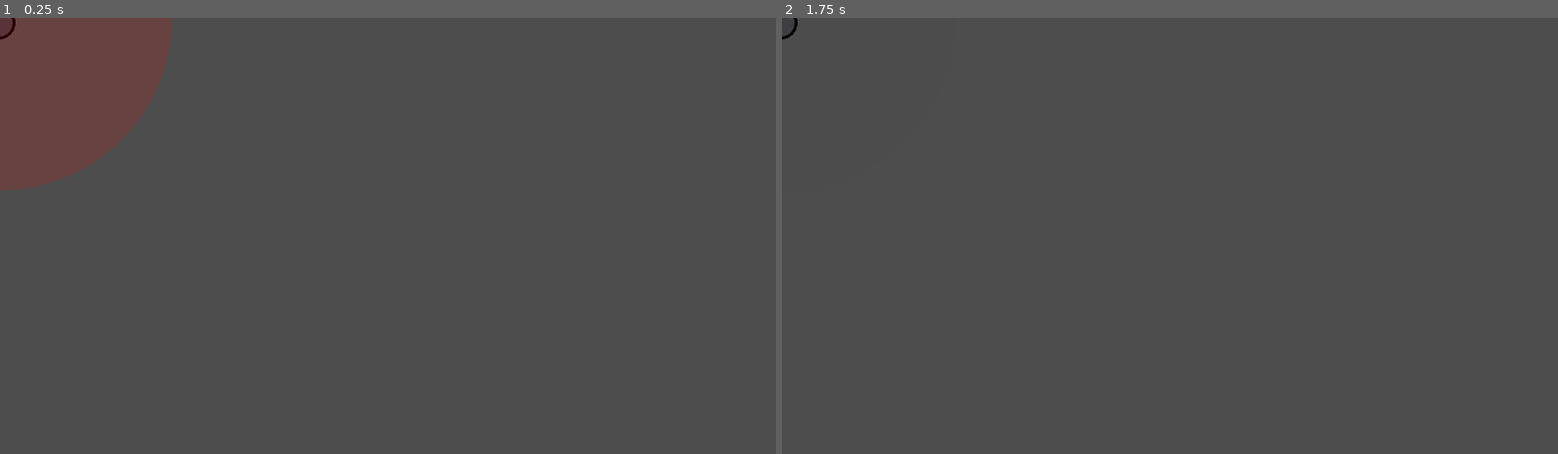
Above: before the commit, frames 1-2 (left to right).
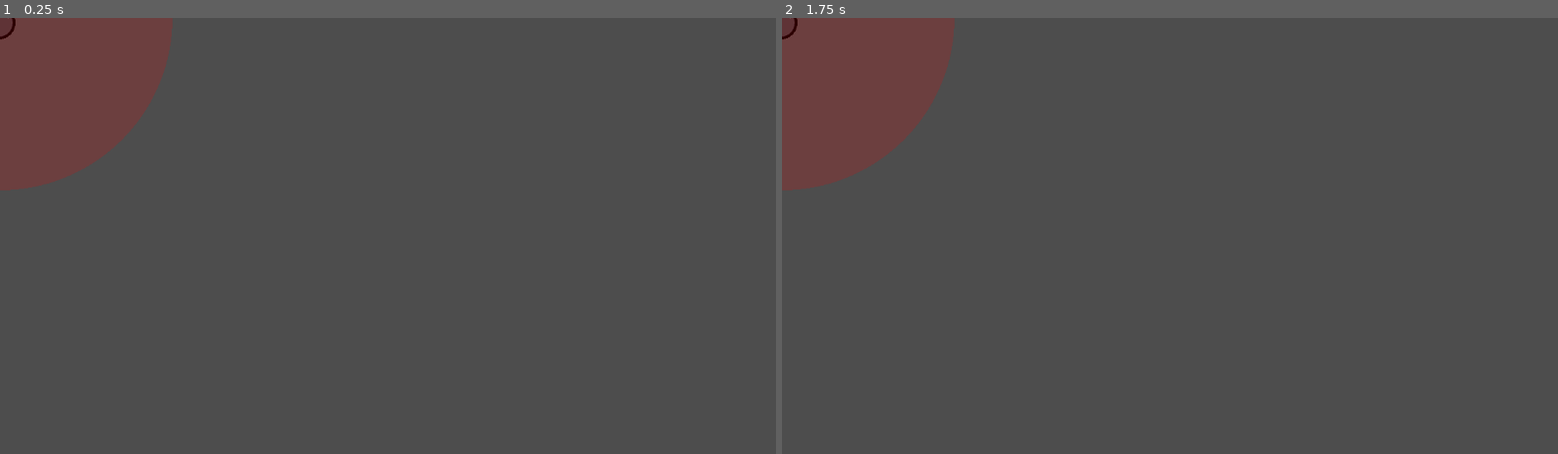
Above: after the commit, the same moments.

Repository: Emarald64/ancient-game-jam
Game: Godot game, scene res://source/game_objects/bomb.tscn
Two runs of this game, one before a commit and one after it. Both use one fixed random seed, a clock stepped at 60 frames per second and the inputs below. This scene is started directly instead of the project's main scene.
Inputs:
- Up to frame 1 (0.25 s): no input
- Up to frame 2 (1.75 s): tap Enter at 0.5 s; hold D (move_right) 0.53-1.28 s; tap Space at 1.25 s; hold S (move_down) from 1.28 s (still down)

The runs differ from the first frame. In frame 2, 6.9% of the frame differs, in the area x 0-23%, y 0-40%.

Commit message:
added the right collision and death messages for bombs

Diff:
--- a/source/game_objects/bomb.tscn
+++ b/source/game_objects/bomb.tscn
@@ -14,7 +14,11 @@
 script = ExtResource("1_w1jnd")
 
 [node name="Explosion" type="Area2D" parent="." unique_id=431866902]
+collision_layer = 4
+collision_mask = 0
 monitorable = false
+metadata/damage_type = 3
+metadata/damage = 1
 
 [node name="CollisionShape2D" type="CollisionShape2D" parent="Explosion" unique_id=1186948093]
 shape = SubResource("CircleShape2D_a6585")
@@ -22,7 +26,6 @@
 [node name="Timer" type="Timer" parent="." unique_id=167114359]
 wait_time = 2.0
 one_shot = true
-autostart = true
 
 [node name="Sprite2D" type="Sprite2D" parent="." unique_id=1830964390]
 texture = ExtResource("3_sy3ph")
--- a/source/game_objects/chest.gd
+++ b/source/game_objects/chest.gd
@@ -17,7 +17,8 @@
 				var tween=create_tween()
 				tween.set_ease(Tween.EASE_OUT)
 				tween.tween_property(drop,"position",drop_target,.5)
-				tween.tween_property(drop, "monitorable", true, 0)
+				if drop is Area2D:
+					tween.tween_property(drop, "monitorable", true, 0)
 				drop.show()
 				if drop.has_method("_on_found_in_chest"):
 					drop._on_found_in_chest()
--- a/source/globals.gd
+++ b/source/globals.gd
@@ -5,7 +5,8 @@
 enum DAMAGE_TYPE{
 	timeout,
 	arrow,
-	unknown
+	unknown,
+	bomb
 }
 
 var main:Main
--- a/source/player.gd
+++ b/source/player.gd
@@ -70,10 +70,10 @@
 	health+=amount
 	update_health()
 
-func hurt(amount:int):
+func hurt(amount:int,damage_type:=DAMAGE_TYPE.unknown):
 	health-=amount
 	if health<=0:
-		die()
+		die(true,damage_type)
 	update_health()
 
 func die(display_death_screen:=true,damage_type:=DAMAGE_TYPE.unknown):
@@ -89,6 +89,7 @@
 func hit(area:Area2D):
 	if not dying:
 		var damage=area.get_meta("damage",1)
-		hurt(damage)
+		var damage_type=area.get_meta("damage_type",DAMAGE_TYPE.unknown)
+		hurt(damage,damage_type)
 		if area.get_meta("remove_on_hit",false):
 			area.queue_free()
--- a/source/ui/death_screen.gd
+++ b/source/ui/death_screen.gd
@@ -4,7 +4,8 @@
 const DEATH_MESSAGES={
 	DAMAGE_TYPE.timeout:"You ran out of time...",
 	DAMAGE_TYPE.arrow:"You were shot by an arrow...",
-	DAMAGE_TYPE.unknown:"You were lost to time..."
+	DAMAGE_TYPE.unknown:"You were lost to time...",
+	DAMAGE_TYPE.bomb:"You were blown up by a bomb"
 }
 
 func appear(damage_type:=DAMAGE_TYPE.unknown):
